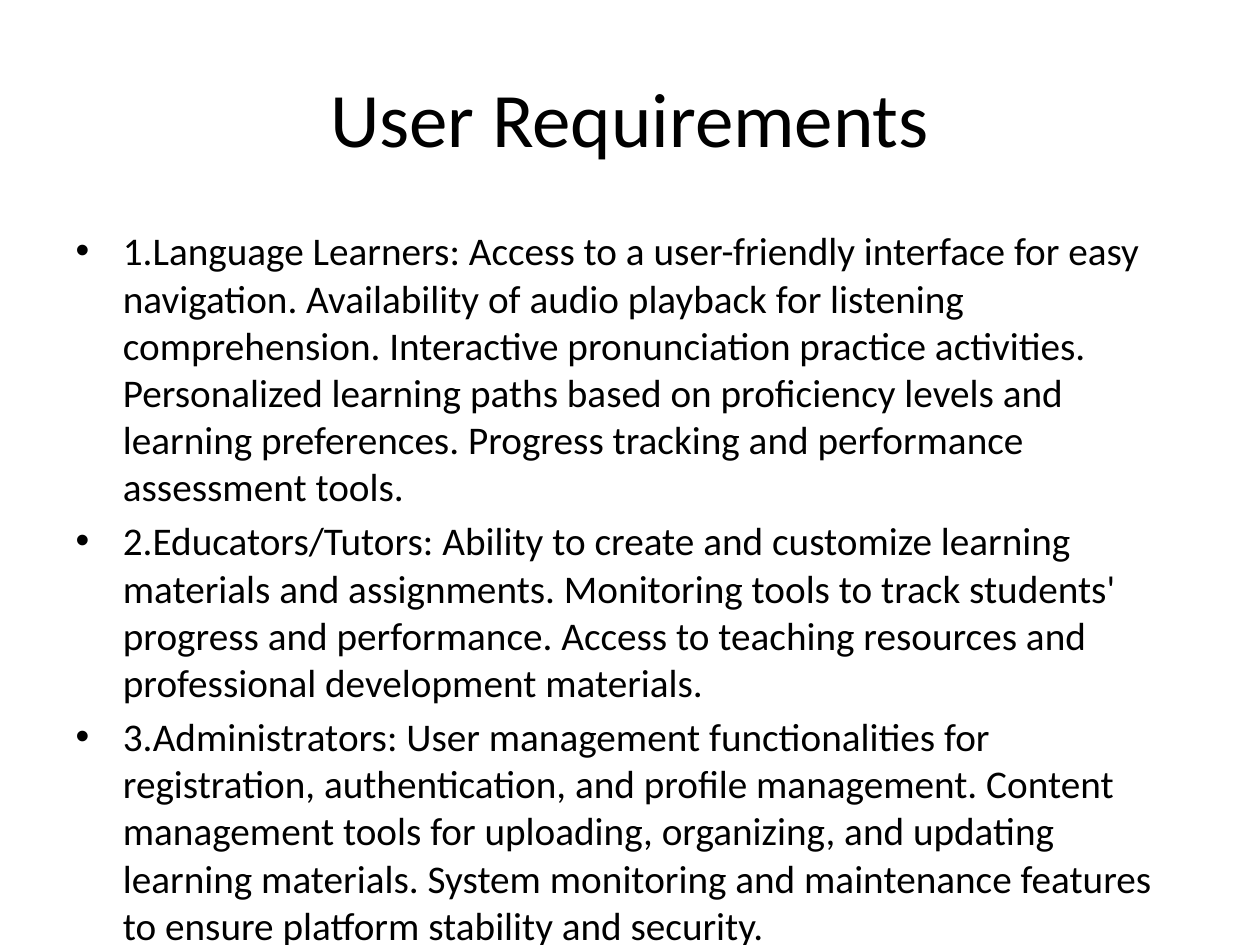
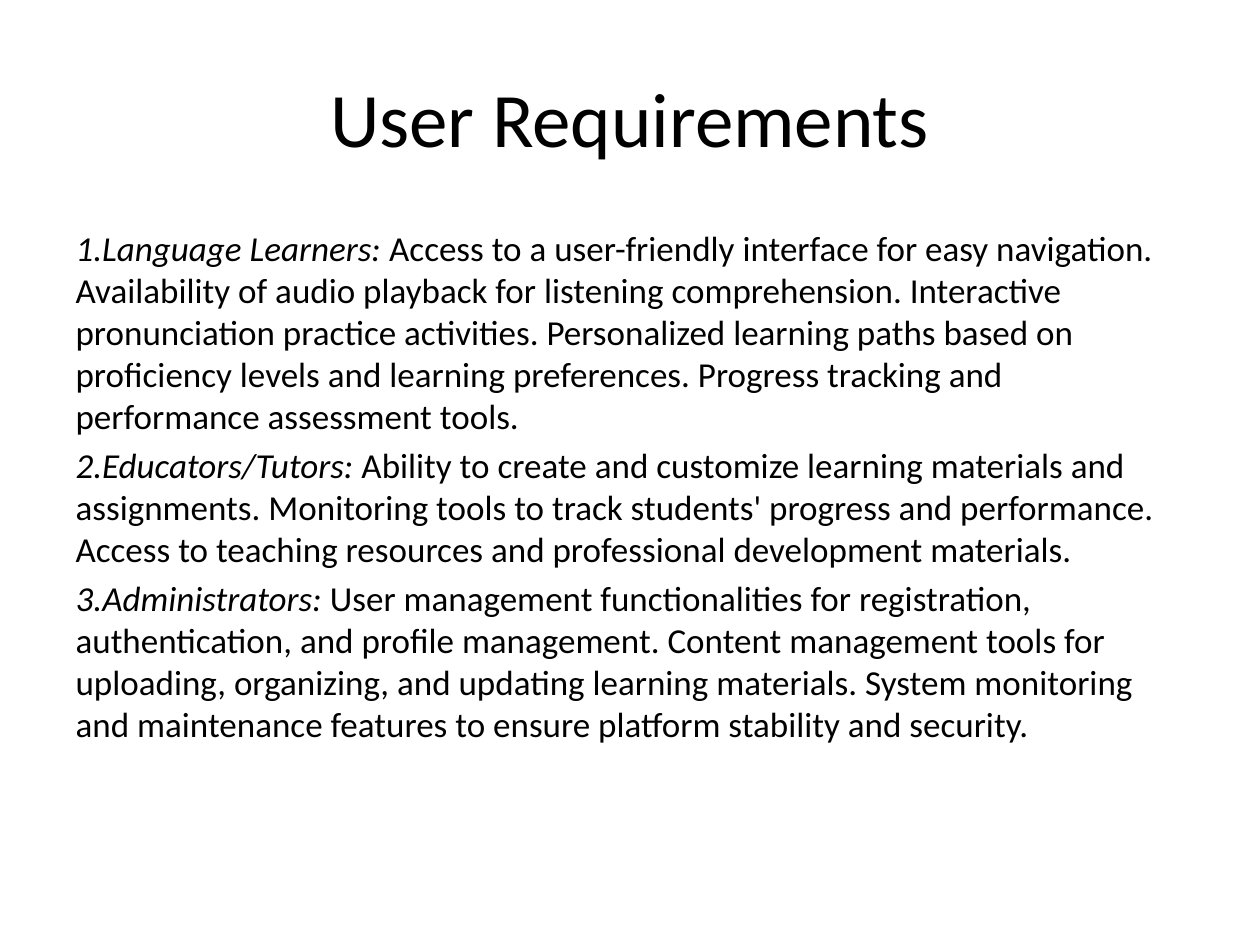
Before and after one commit to VictorMK22/PixelPioneers, a slide deck: slide 3 of Presentation1.pptx. Drawn at 1260x945 pixels with LibreOffice and Linux fonts; fonts in the diff are those of the drawing. Boxes give left, top, right and bottom in pixels: in the first picture for what was removed or moved away, otherwise in the second. Text is boxed around its words. In the diff, an @@ line names an element or a change of style, - is before the commit and + after.

```diff
--- a/Presentation1.pptx
+++ b/Presentation1.pptx
@@ text "1.Language Learners: Access to a ..." at bbox=[76, 236, 1153, 743]: size 22.4 to 20 pt; italic on in "1.Language Learners:", "2.Educators/Tutors:", "3.Administrators:"; bullet • to none @@
```
Also in this commit, not shown: 4 other slides changed, 6 slides added.
